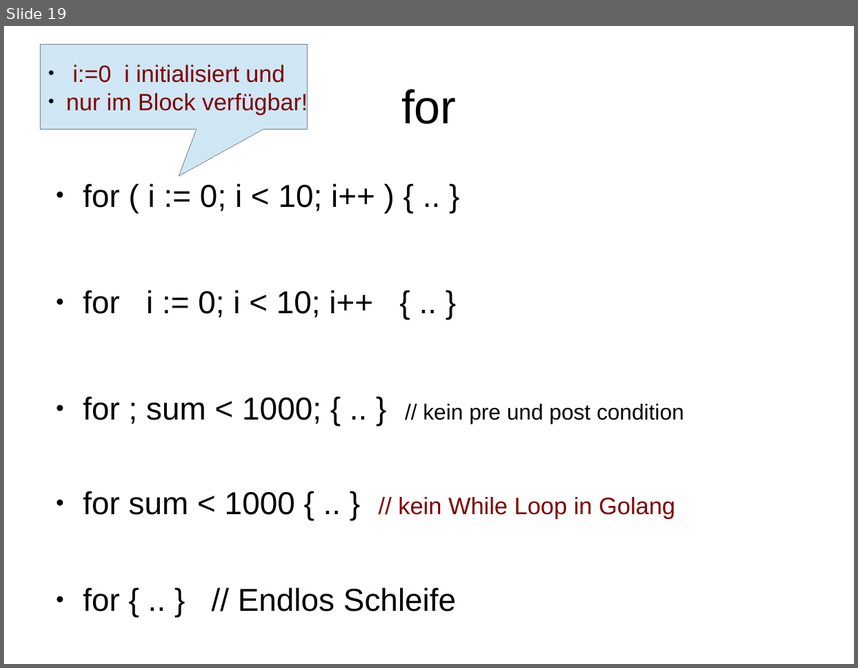
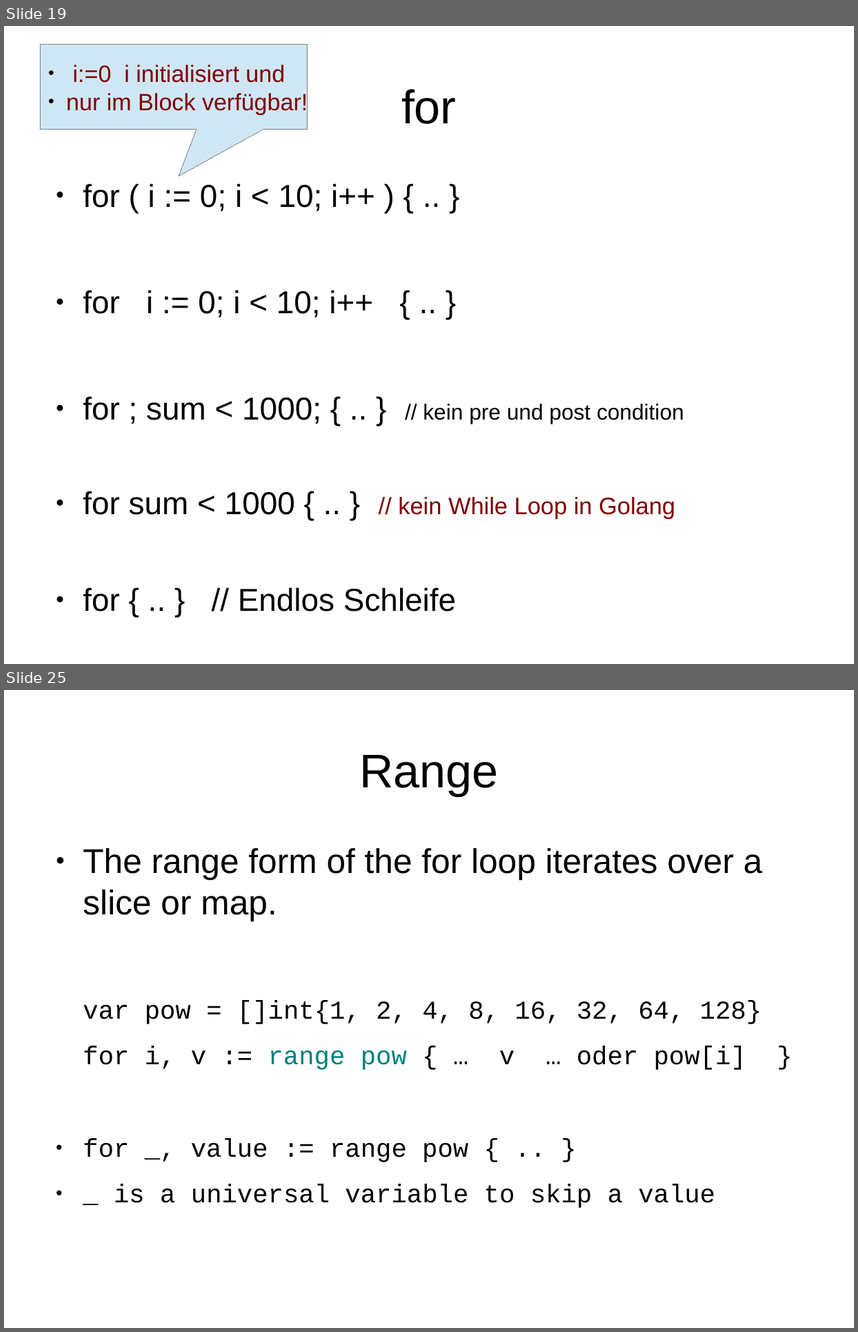
Before and after one commit to rayank77b/smallStuffs, a slide deck: programmierung/vortrag/golang.odp. Shown one above the other, each under a label of ours: slide 19 before the commit, slides 19 and 25 after it; the slides between them are not shown. The pictures are 858x668 and 858x1332 pixels, drawn with LibreOffice and Linux fonts; fonts in the diff are those of the drawing. Boxes give left, top, right and bottom in pixels: in the first picture for what was removed or moved away, otherwise in the second. Text is boxed around its words. In the diff, an @@ line names an element or a change of style, - is before the commit and + after.

```diff
--- a/programmierung/vortrag/golang.odp
+++ b/programmierung/vortrag/golang.odp
@@ slide 25 added at bbox=[4, 690, 854, 1328], background #FFFFFF @@
@@ title added at bbox=[359, 755, 498, 796], 44 pt, text #000000 @@
+Range
@@ text added at bbox=[83, 848, 763, 1208], 24 pt, text #000000 @@
+● The range form of the for loop iterates over a slice or map.
+var pow = []int{1, 2, 4, 8, 16, 32, 64, 128}
+for i, v := range pow { … v … oder pow[i] }
+● for _, value := range pow { .. }
+● _ is a universal variable to skip a value
```
Also in this commit, not shown: 3 slides changed, 8 other slides added, 2 slides removed.
